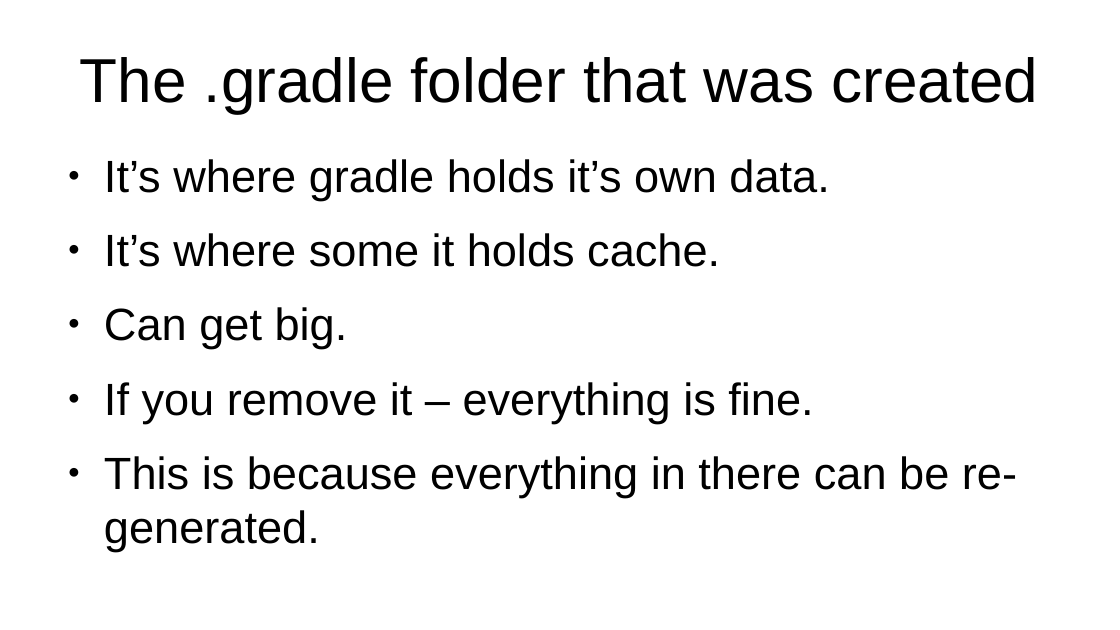
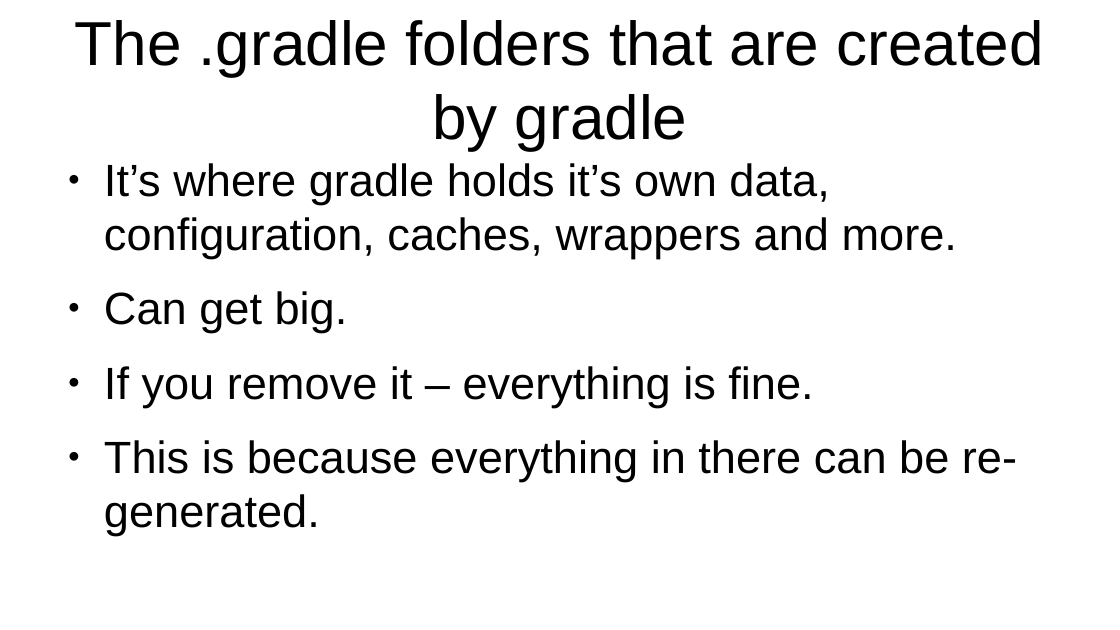
Before and after one commit to veltzer/teaching-slides, a slide deck: slide 28 of odp/gradle/gradle.odp (slide 27 before the commit). Drawn at 1120x630 pixels with LibreOffice and Linux fonts; fonts in the diff are those of the drawing. Boxes give left, top, right and bottom in pixels: in the first picture for what was removed or moved away, otherwise in the second. Text is boxed around its words. In the diff, an @@ line names an element or a change of style, - is before the commit and + after.

Commit message:
gradle slides

```diff
--- a/odp/gradle/gradle.odp
+++ b/odp/gradle/gradle.odp
@@ title at [75, 20, 1044, 151]: text changed @@
-The .gradle folder that was created
+The .gradle folders that are created by gradle
@@ text at [104, 163, 957, 259]: text changed @@
-● It’s where gradle holds it’s own data.
-● It’s where some it holds cache.
+● It’s where gradle holds it’s own data, configuration, caches, wrappers and more.
```
Also in this commit, not shown: 5 other slides changed, 7 slides added, 1 slide removed.
